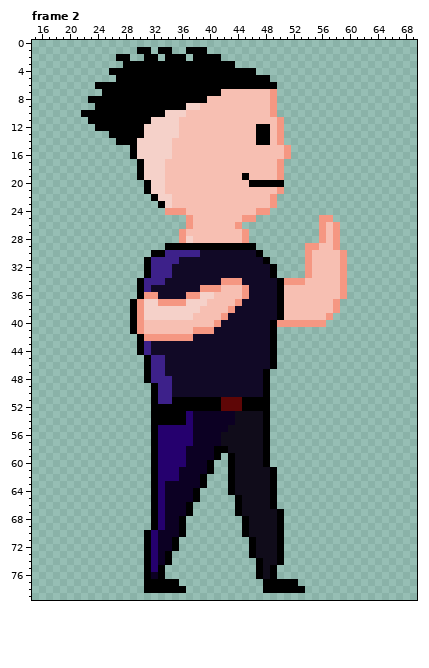
Two states of a pixel-art file, raw/SlickOverheadKick.aseprite. The picture above was drawn from the file before the commit.
80x80 pixels, 8 frames. Shown: frame 2: x 15..69, y 0..79. The commit also changed other frames, which this record leaves out.
After:
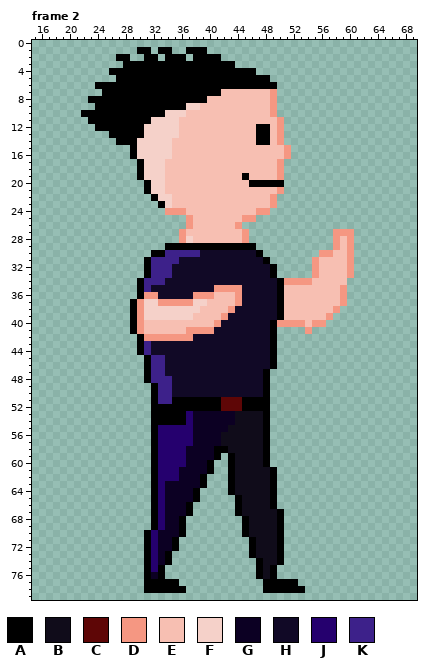
Palette (. is transparent): A #000000  B #100c1a  C #5e0606  D #f59782  E #f7bfb2  F #f5d1c9  G #0c0023  H #110926  J #25006e  K #3d218a
The exact change:
{"where": "frame 2, layer \"Hands\""}
{"frame":2,"y":25,"x":56,"old":"DD","new":".."}
{"frame":2,"y":26,"x":56,"old":"DED","new":"..."}
{"frame":2,"y":27,"x":56,"old":"DE","new":".."}
{"frame":2,"y":27,"x":59,"old":"..","new":"DD"}
{"frame":2,"y":28,"x":56,"old":"DE","new":".."}
{"frame":2,"y":28,"x":59,"old":"..","new":"ED"}
{"frame":2,"y":29,"x":54,"old":"DDEE","new":"...."}
{"frame":2,"y":29,"x":59,"old":"..","new":"ED"}
{"frame":2,"y":30,"x":54,"old":"DEEE","new":"..DD"}
{"frame":2,"y":30,"x":59,"old":"D.","new":"ED"}
{"frame":2,"y":31,"x":54,"old":"DE","new":".D"}
{"frame":2,"y":31,"x":59,"old":"D.","new":"ED"}
{"frame":2,"y":32,"x":54,"old":"DE","new":".D"}
{"frame":2,"y":32,"x":59,"old":"D.","new":"ED"}
{"frame":2,"y":33,"x":54,"old":"DE","new":".D"}
{"frame":2,"y":33,"x":59,"old":"D.","new":"ED"}
{"frame":2,"y":34,"x":42,"old":"DDD","new":"HHH"}
{"frame":2,"y":34,"x":54,"old":"E","new":"D"}
{"frame":2,"y":34,"x":59,"old":"D","new":"E"}
{"frame":2,"y":35,"x":39,"old":"DD","new":"HH"}
{"frame":2,"y":35,"x":42,"old":"EEED","new":"DDDH"}
{"frame":2,"y":36,"x":37,"old":"D","new":"H"}
{"frame":2,"y":36,"x":39,"old":"FF","new":"DD"}
{"frame":2,"y":36,"x":44,"old":"ED","new":"DH"}
{"frame":2,"y":37,"x":37,"old":"F","new":"D"}
{"frame":2,"y":37,"x":58,"old":"D.","new":"ED"}
{"frame":2,"y":40,"x":54,"old":"D","new":"E"}
{"frame":2,"y":41,"x":37,"old":"E","new":"D"}
{"frame":2,"y":41,"x":54,"old":".","new":"D"}
{"label":"changed","picture_box":[305,215,354,334]}
{"label":"changed","picture_box":[186,278,249,334]}
